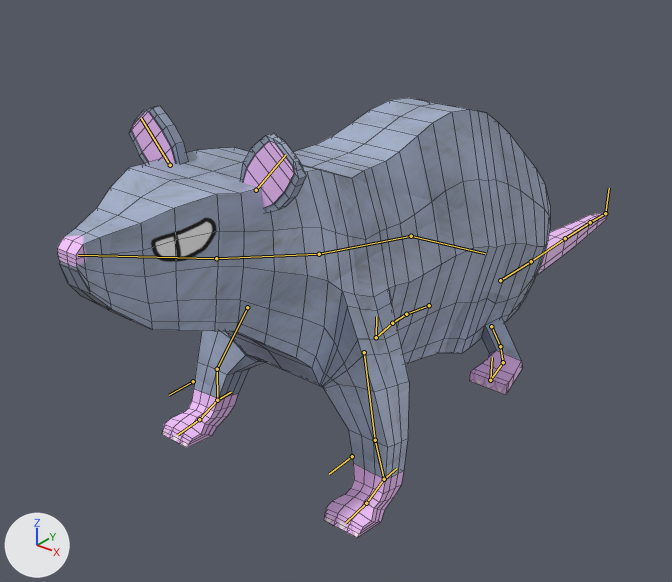
One commit to the Blender file Legends of Acirema/Assets/Blender/Rat.blend: the scene before it, then after it.
Rendered twice from a camera (50 mm lens) standing at (3.73, -4.79, 2.75) and looking at (-0.46, 0.45, -0.5). Arrows for +X, +Y and +Z are at lower left; the lights stay in place. The bones that bend it are drawn over the model as lines. Mesh edges are drawn as thin lines.
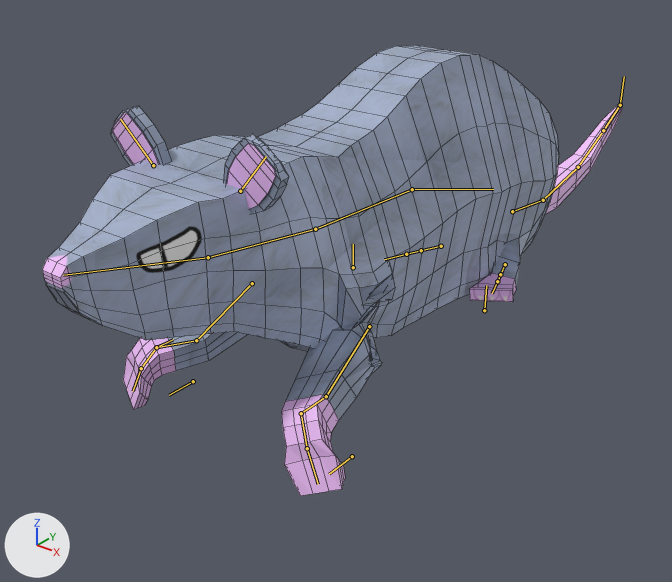
The newer file adds an action. The first version stands in its rest pose; the second is drawn at frame 1 of the action 'Run'.

What the commit changed:
Bone 'Spine' (bone_spine) moves from (0.0, 0.0, 0.0) to (0.0, 0.09, -0.37).
Bone 'Spine' (bone_spine) turns from (0, 0, 0) to (10, 0, 0) degrees about its own x, y and z.
Bone 'Head' (bone_head) turns from (0, 0, 0) to (-3, 0, 0) degrees about its own x, y and z.
Bone 'LegIK_R' (bone_legik_r) moves from (0.0, 0.0, 0.0) to (0.15, -0.66, 0.8).
Bone 'BackLegIK_R' (bone_backlegik_r) moves from (0.0, 0.0, 0.0) to (-0.05, 0.78, 0.29).
Bone 'TailIK' (bone_tailik) moves from (0.0, 0.0, 0.0) to (0.0, 1.22, 0.0).
Bone 'LegIK_L' (bone_legik_l) moves from (0.0, 0.0, 0.0) to (-0.15, -0.66, 0.8).
Bone 'BackLegIK_L' (bone_backlegik_l) moves from (0.0, 0.0, 0.0) to (0.05, 0.78, 0.29).

Boxes [x1, y1, x2, y2] around the edits, measured in the pictures (672 x 582 px):
'Cube.002', posed
    before: [57, 98, 608, 538]
    after: [42, 45, 622, 496]
bone 'Spine', root to tip
    before: (411, 236) to (319, 254)
    after: (412, 189) to (315, 229)
bone 'Head', root to tip
    before: (216, 258) to (78, 255)
    after: (208, 257) to (63, 275)
bone 'LegIK_R', root to tip
    before: (217, 400) to (231, 392)
    after: (156, 347) to (173, 339)
bone 'BackLegIK_R', root to tip
    before: (376, 337) to (376, 316)
    after: (353, 267) to (353, 244)
bone 'TailIK', root to tip
    before: (605, 213) to (609, 188)
    after: (620, 105) to (624, 76)
bone 'LegIK_L', root to tip
    before: (384, 479) to (396, 468)
    after: (301, 413) to (316, 403)
bone 'BackLegIK_L', root to tip
    before: (490, 380) to (492, 357)
    after: (484, 310) to (486, 285)
